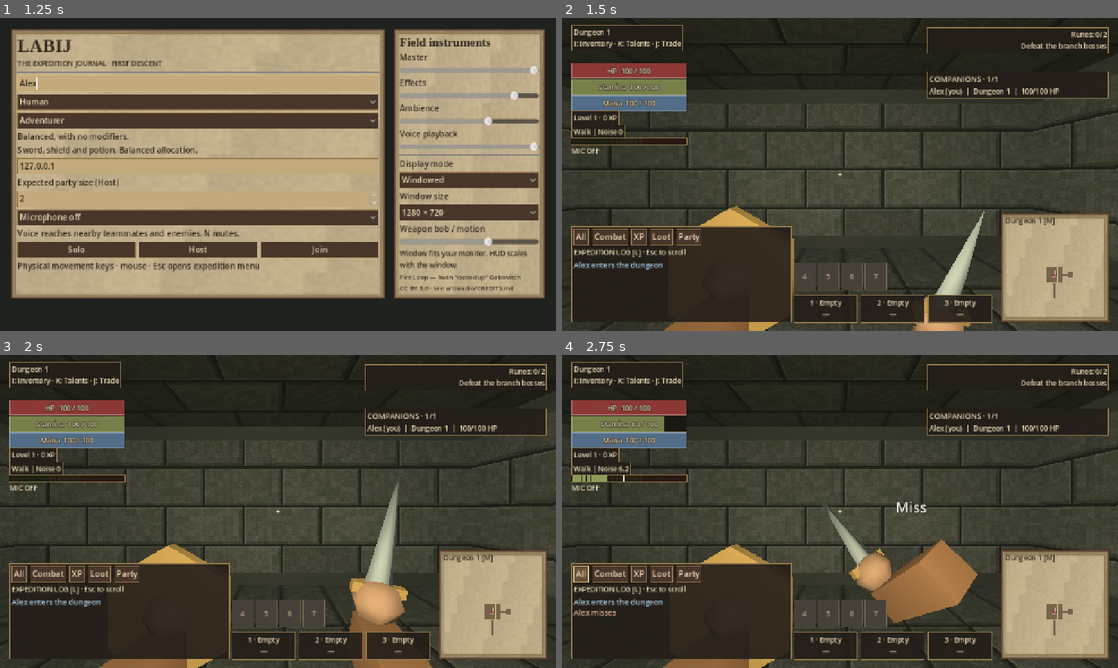
Above: before the commit, frames 1-4 (two rows, left to right).
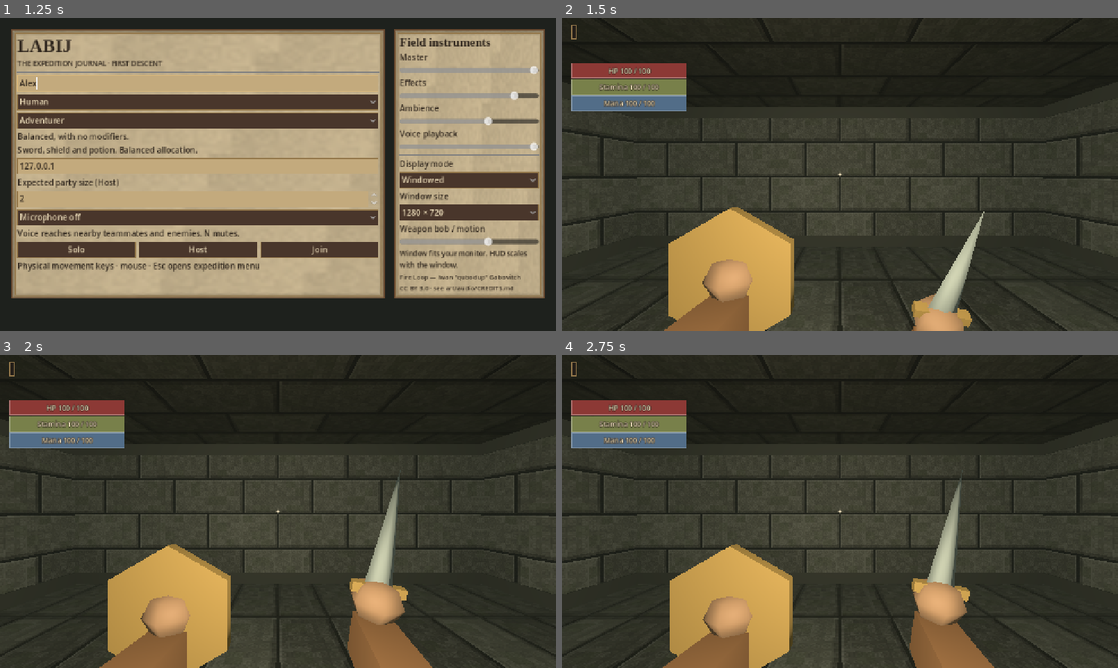
Above: after the commit, the same moments.

Repository: tdonnenfeld/LABIJ
Game: Godot game, scene res://game/main.tscn
The game is run twice, just before and just after one commit, with the same random seed, the same clock (stepped at 60 frames per second) and the same inputs. Sound files missing from this copy of the repository are replaced by a short silence.
Inputs (mouse positions are in pixels of both pictures, inside the frame that each line leads up to):
- Up to frame 1 (1.25 s): click (200, 83) at 0.52 s; type "Alex" at 0.6 s
- Up to frame 2 (1.5 s): click "Solo" at 1.25 s
- Up to frame 3 (2 s): no input
- Up to frame 4 (2.75 s): click (578, 574) at 2 s, where only the run before the commit has a clickable "All"

Frame 1 is identical in both runs. In frame 2, 26% of the frame differs, in the area x 0-100%, y 2-100%; in frame 3, 26%; in frame 4, 31%.
Error after the commit: Parse Error: Cannot infer the type of "name" variable because the value doesn't have a set type. (res://game/progression/skills_ui.gd:349)

Commit message:
Add ranked training overview, learned ability library and owned equipment tab

Diff:
--- a/game/progression/skills_ui.gd
+++ b/game/progression/skills_ui.gd
@@ -1,11 +1,14 @@
 extends PanelContainer
 
 const Skills = preload("res://game/progression/skills.gd")
+const Inventory = preload("res://game/items/inventory.gd")
+const Catalog = preload("res://game/items/catalog.gd")
 const TreeCanvas = preload("res://game/progression/tree_canvas.gd")
 const Parchment = preload("res://game/ui/parchment.gd")
 signal priority_changed(index: int, value: int)
 signal talent_action(action: String, id: String, index: int)
 signal closed
+signal equip_item(index: int, revision: int)
 var tree: Control
 var selected_id := ""
 var details: Label
@@ -21,6 +24,15 @@
 var previous: Array = []
 var scroll: ScrollContainer
 var status_label: Label
+var domains: OptionButton
+var pages: TabContainer
+var training_rows: VBoxContainer
+var known_rows: VBoxContainer
+var equipment_rows: VBoxContainer
+var known_filter: OptionButton
+var bag := Inventory.new()
+var bag_state: Array = []
+var trained_count: Label
 var key_labels: Array[String] = ["1", "2", "3"]
 
 func _ready() -> void:
@@ -47,9 +59,15 @@
 	close.text = "Close"
 	close.pressed.connect(func(): closed.emit())
 	top.add_child(close)
+	pages = TabContainer.new()
+	pages.size_flags_vertical = Control.SIZE_EXPAND_FILL
+	column.add_child(pages)
+	var tree_tab := VBoxContainer.new()
+	tree_tab.name = "Talent tree"
+	pages.add_child(tree_tab)
 	var controls := HBoxContainer.new()
-	column.add_child(controls)
-	var domains := OptionButton.new()
+	tree_tab.add_child(controls)
+	domains = OptionButton.new()
 	for title_text in Skills.TITLES:
 		domains.add_item(title_text)
 	domains.size_flags_horizontal = Control.SIZE_EXPAND_FILL
@@ -62,11 +80,11 @@
 	priority.item_selected.connect(func(i): priority_changed.emit(domain, i))
 	heading = Label.new()
 	heading.text_overrun_behavior = TextServer.OVERRUN_TRIM_ELLIPSIS
-	column.add_child(heading)
+	tree_tab.add_child(heading)
 	var spread := HBoxContainer.new()
 	spread.add_theme_constant_override("separation", 12)
 	spread.size_flags_vertical = Control.SIZE_EXPAND_FILL
-	column.add_child(spread)
+	tree_tab.add_child(spread)
 	var tree_page := PanelContainer.new()
 	tree_page.add_theme_stylebox_override("panel", Parchment.frame(Color("#c4ad83"), Parchment.BRASS, 4.0))
 	tree_page.size_flags_horizontal = Control.SIZE_EXPAND_FILL
@@ -123,8 +141,12 @@
 		slot_row.add_child(clear)
 		clear_buttons.append(clear)
 		clear.pressed.connect(func(): talent_action.emit("slot", "", i))
+	build_training()
+	build_known()
+	build_equipment()
+	pages.current_tab = 1
 	status_label = Label.new()
-	status_label.text = "Scroll the tree to explore · Learned / XP cost shown on each talent"
+	status_label.text = "Training and ability changes require a safe area · Equipment uses your inventory"
 	status_label.add_theme_font_size_override("font_size", 12)
 	column.add_child(status_label)
 	rebuild()
@@ -137,7 +159,11 @@
 	scroll.scroll_horizontal = 0
 	scroll.scroll_vertical = 0
 
-func refresh(data: Array, can_train: bool) -> void:
+func refresh(data: Array, can_train: bool, inventory_data: Array = []) -> void:
+	if not inventory_data.is_empty() and inventory_data != bag_state:
+		bag_state = inventory_data.duplicate(true)
+		bag.apply(inventory_data)
+		rebuild_equipment()
 	var structural: Array = data.slice(0, 7)
 	model.apply(data)
 	if structural != previous or safe_now != can_train:
@@ -148,6 +174,7 @@
 func set_slot_keys(labels: Array[String]) -> void:
 	key_labels.assign(labels)
 	refresh_slots()
+	rebuild_known()
 
 func refresh_slots() -> void:
 	for i in range(slot_names.size()):
@@ -158,6 +185,10 @@
 		clear_buttons[i].disabled = not safe_now or model.slots[i] == ""
 
 func rebuild() -> void:
+	for i in range(Skills.TITLES.size()):
+		domains.set_item_text(i, "%s · M%d · %.0f XP" % [Skills.TITLES[i], model.mastery(i), model.xp[i]])
+	rebuild_training()
+	rebuild_known()
 	heading.text = "%s · Mastery %d · %.1f available / %.1f lifetime XP%s" % [Skills.TITLES[domain], model.mastery(domain), model.wallet[domain], model.xp[domain], "" if safe_now else " · In combat"]
 	priority.select(model.priorities[domain])
 	tree.build(model, domain, selected_id)
@@ -173,3 +204,164 @@
 func select_talent(id: String) -> void:
 	selected_id = id
 	rebuild()
+
+func clear_rows(rows: VBoxContainer) -> void:
+	for child in rows.get_children():
+		rows.remove_child(child)
+		child.queue_free()
+
+func tab_rows(title: String) -> VBoxContainer:
+	var scroll_page := ScrollContainer.new()
+	scroll_page.name = title
+	scroll_page.horizontal_scroll_mode = ScrollContainer.SCROLL_MODE_DISABLED
+	pages.add_child(scroll_page)
+	var rows := VBoxContainer.new()
+	rows.size_flags_horizontal = Control.SIZE_EXPAND_FILL
+	rows.add_theme_constant_override("separation", 5)
+	scroll_page.add_child(rows)
+	return rows
+
+func build_training() -> void:
+	training_rows = tab_rows("Training")
+
+func build_known() -> void:
+	var page := VBoxContainer.new()
+	page.name = "Known abilities"
+	pages.add_child(page)
+	known_filter = OptionButton.new()
+	for caption in ["All learned", "Assignable abilities", "Passive talents"]:
+		known_filter.add_item(caption)
+	page.add_child(known_filter)
+	known_filter.item_selected.connect(func(_index): rebuild_known())
+	var list := ScrollContainer.new()
+	list.horizontal_scroll_mode = ScrollContainer.SCROLL_MODE_DISABLED
+	list.size_flags_vertical = Control.SIZE_EXPAND_FILL
+	page.add_child(list)
+	known_rows = VBoxContainer.new()
+	known_rows.size_flags_horizontal = Control.SIZE_EXPAND_FILL
+	list.add_child(known_rows)
+
+func build_equipment() -> void:
+	equipment_rows = tab_rows("Equipment")
+
+func caption(parent: Control, value: String, expand: bool = false) -> Label:
+	var label := Label.new()
+	label.text = value
+	label.autowrap_mode = TextServer.AUTOWRAP_WORD_SMART
+	if expand:
+		label.size_flags_horizontal = Control.SIZE_EXPAND_FILL
+	parent.add_child(label)
+	return label
+
+func action(parent: Control, value: String, callback: Callable, disabled_now: bool = false) -> Button:
+	var button := Button.new()
+	button.text = value
+	button.disabled = disabled_now
+	button.pressed.connect(callback)
+	parent.add_child(button)
+	return button
+
+func rebuild_training() -> void:
+	if not training_rows:
+		return
+	clear_rows(training_rows)
+	caption(training_rows, "Ranked by lifetime XP · bars compare training across all schools")
+	var order := range(Skills.TITLES.size())
+	order.sort_custom(func(a, b): return model.xp[a] > model.xp[b] if model.xp[a] != model.xp[b] else a < b)
+	var maximum := maxf(1.0, model.xp[order[0]])
+	for i in order:
+		var row := HBoxContainer.new()
+		training_rows.add_child(row)
+		var school := action(row, Skills.TITLES[i], func(): select_domain(i); domains.select(i); pages.current_tab = 0)
+		school.custom_minimum_size.x = 130
+		var progress := ProgressBar.new()
+		progress.max_value = maximum
+		progress.value = model.xp[i]
+		progress.custom_minimum_size = Vector2(60, 20)
+		progress.size_flags_horizontal = Control.SIZE_EXPAND_FILL
+		Parchment.decorate_bar(progress, Color("#71844e") if model.xp[i] > 0 else Color("#70665a"))
+		row.add_child(progress)
+		var learned := 0
+		var available := 0
+		for node in Skills.Talents.NODES:
+			if node[1] == i and model.visible(node):
+				available += 1
+				if model.learned.has(node[0]):
+					learned += 1
+		caption(row, "M%d · %.0f XP · %d/%d learned" % [model.mastery(i), model.xp[i], learned, available]).custom_minimum_size.x = 195
+		var allocation := OptionButton.new()
+		for label in ["Off", "Normal", "Focus 2x"]:
+			allocation.add_item(label)
+		allocation.select(model.priorities[i])
+		allocation.item_selected.connect(func(value): priority_changed.emit(i, value))
+		row.add_child(allocation)
+
+func rebuild_known() -> void:
+	if not known_rows:
+		return
+	clear_rows(known_rows)
+	var active_count := 0
+	for id in model.learned:
+		var node := Skills.Talents.find(id)
+		if not node.is_empty() and node[5] == "active":
+			active_count += 1
+	caption(known_rows, "%d learned · %d assignable · %d/%d slots filled" % [model.learned.size(), active_count, Skills.SLOT_COUNT - model.slots.count(""), Skills.SLOT_COUNT])
+	var slots_row := HBoxContainer.new()
+	known_rows.add_child(slots_row)
+	for i in range(Skills.SLOT_COUNT):
+		var node := Skills.Talents.find(model.slots[i])
+		caption(slots_row, "%s: %s" % [key_labels[i], "Empty" if node.is_empty() else node[2]], true)
+		action(slots_row, "Clear", func(): talent_action.emit("slot", "", i), not safe_now or model.slots[i] == "")
+	var count := 0
+	for node in Skills.Talents.NODES:
+		var id: String = node[0]
+		if not model.learned.has(id):
+			continue
+		var active: bool = node[5] == "active"
+		if known_filter.selected == 1 and not active or known_filter.selected == 2 and active:
+			continue
+		count += 1
+		var row := HBoxContainer.new()
+		known_rows.add_child(row)
+		var info := VBoxContainer.new()
+		info.size_flags_horizontal = Control.SIZE_EXPAND_FILL
+		row.add_child(info)
+		var assigned := model.slots.find(id)
+		caption(info, "%s · %s%s" % [node[2], Skills.TITLES[node[1]], " · Slot " + key_labels[assigned] if assigned >= 0 else (" · Passive" if not active else "")])
+		caption(info, node[7]).add_theme_font_size_override("font_size", 12)
+		if active:
+			for i in range(Skills.SLOT_COUNT):
+				action(row, "Assign " + key_labels[i], func(): talent_action.emit("slot", id, i), not safe_now or assigned == i)
+		known_rows.add_child(HSeparator.new())
+	if count == 0:
+		caption(known_rows, "No learned talents in this category yet.")
+
+func rebuild_equipment() -> void:
+	if not equipment_rows:
+		return
+	clear_rows(equipment_rows)
+	if bag_state.is_empty():
+		caption(equipment_rows, "Inventory not available yet.")
+		return
+	caption(equipment_rows, "Currently equipped")
+	for slot in range(Inventory.SLOT_KINDS.size()):
+		var index := bag.slot_index(slot)
+		var name := Inventory.SLOT_KINDS[slot].capitalize()
+		if slot >= 7:
+			name += " %d" % (slot - 6)
+		caption(equipment_rows, "%s: %s" % [name, "Empty" if index < 0 else Catalog.get_item(bag.items[index]).title])
+	equipment_rows.add_child(HSeparator.new())
+	caption(equipment_rows, "Available equipment in your bag")
+	var count := 0
+	for i in range(bag.items.size()):
+		var item = Catalog.get_item(bag.items[i])
+		if bag.is_equipped(i) or not item.kind in Inventory.SLOT_KINDS:
+			continue
+		count += 1
+		var row := HBoxContainer.new()
+		equipment_rows.add_child(row)
+		caption(row, "%s · %s" % [item.title, item.kind.capitalize()], true)
+		var revision := bag.revision
+		action(row, "Equip", func(): equip_item.emit(i, revision))
+	if count == 0:
+		caption(equipment_rows, "No unequipped gear in your bag.")
